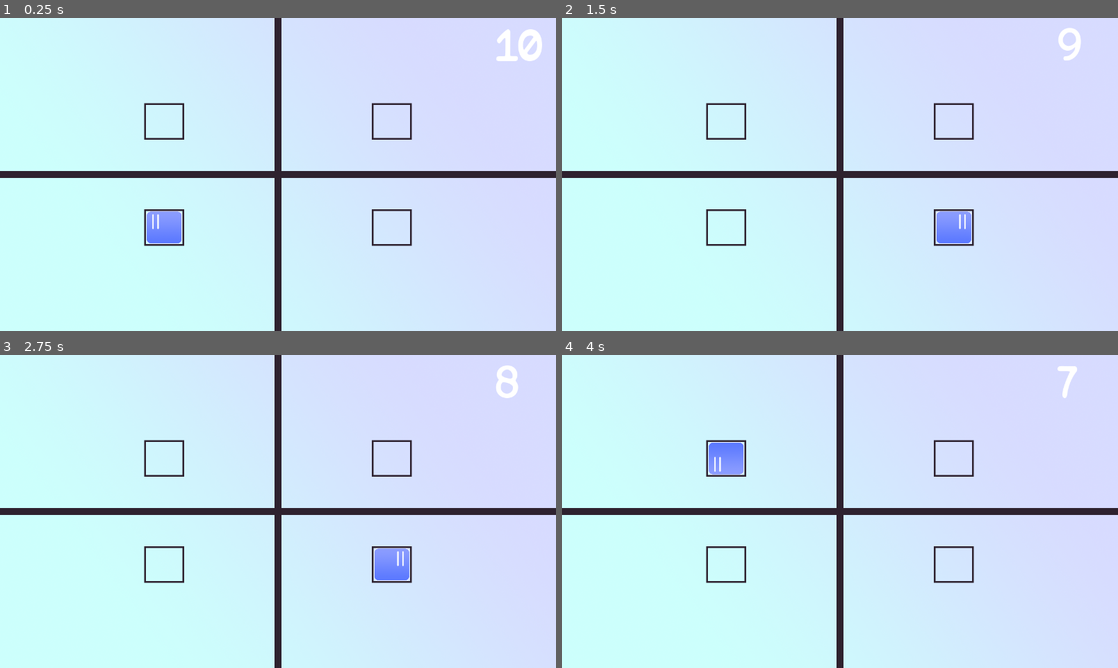
Above: before the commit, frames 1-4 (two rows, left to right).
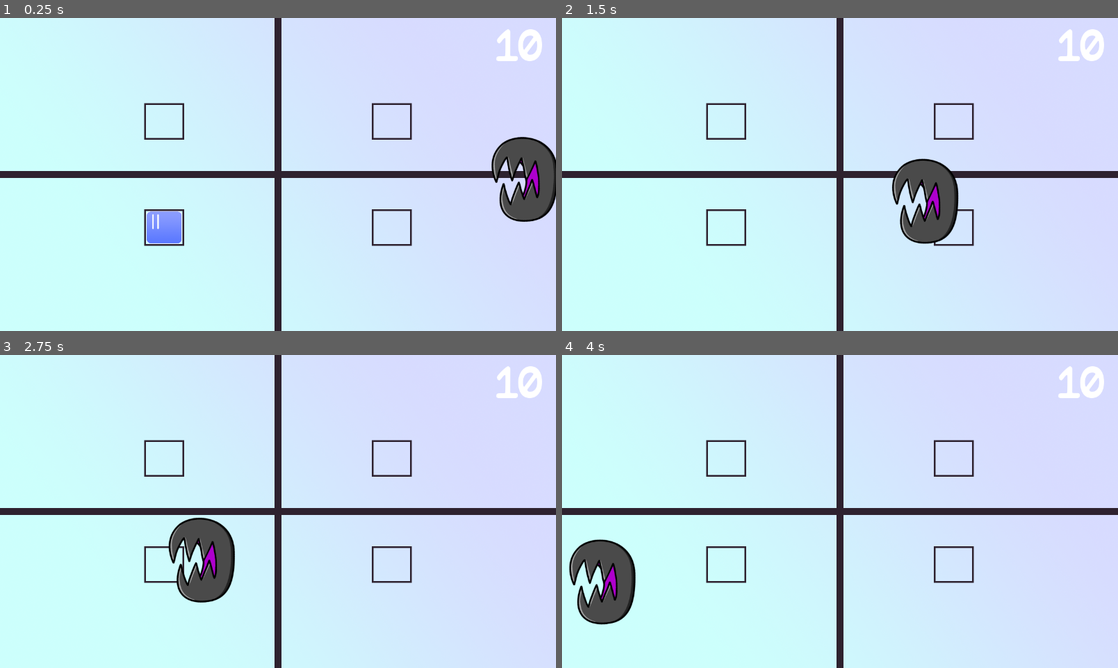
Above: after the commit, the same moments.

Repository: alexander-jenkins/2d-mania
Game: Godot game, scene res://scenes/levels/reflection_level.tscn
The game is run twice, just before and just after one commit, with the same random seed, the same clock (stepped at 60 frames per second) and the same inputs. This scene is started directly instead of the project's main scene.
Inputs:
- Up to frame 1 (0.25 s): no input
- Up to frame 2 (1.5 s): hold Right (Move_right) 0.53-1.28 s; hold Down (Move_down) from 1.28 s (still down)
- Up to frame 3 (2.75 s): release Down (Move_down) at 2.03 s; hold Right (Move_right) from 2.03 s (still down)
- Up to frame 4 (4 s): release Right (Move_right) at 2.78 s; hold Up (Move_up) 2.78-3.53 s; hold Left (Move_left) from 3.53 s (still down)

The runs differ from the first frame. In frame 1, 2.3% of the frame differs, in the area x 88-100%, y 38-66%; in frame 2, 3.2%; in frame 3, 3.5%, in the area x 30-98%, y 3-80%; in frame 4, 3.4%.

Commit message:
Fix players/levels. Scripts were mismatched.

Diff:
--- a/scenes/levels/reflection_level.tscn
+++ b/scenes/levels/reflection_level.tscn
@@ -40,3 +40,28 @@
 
 [node name="bottom_left" type="Node2D" parent="game_origin"]
 position = Vector2(-262, 122)
+
+[node name="spawn_origin" type="Node2D" parent="."]
+
+[node name="top_right" type="Node2D" parent="spawn_origin"]
+position = Vector2(1280, 2.08165e-12)
+
+[node name="right" type="Node2D" parent="spawn_origin"]
+position = Vector2(1280, 360)
+
+[node name="bottom_right" type="Node2D" parent="spawn_origin"]
+position = Vector2(1280, 720)
+
+[node name="down" type="Node2D" parent="spawn_origin"]
+position = Vector2(640, 720)
+
+[node name="bottom_left" type="Node2D" parent="spawn_origin"]
+position = Vector2(2.08165e-12, 720)
+
+[node name="left" type="Node2D" parent="spawn_origin"]
+position = Vector2(0, 360)
+
+[node name="top_left" type="Node2D" parent="spawn_origin"]
+
+[node name="up" type="Node2D" parent="spawn_origin"]
+position = Vector2(640, 2.08165e-12)
--- a/scenes/objects/players/Rectangle.tscn
+++ b/scenes/objects/players/Rectangle.tscn
@@ -1,13 +1,13 @@
 [gd_scene load_steps=4 format=3 uid="uid://dd3jvhx2fakx1"]
 
-[ext_resource type="Script" path="res://scripts/player/Polygon.gd" id="1_tj6ku"]
+[ext_resource type="Script" path="res://scripts/player/rectangle.gd" id="1_jvl1o"]
 [ext_resource type="Texture2D" uid="uid://ds2wyiowj5nis" path="res://assets/images/player/reflectionLevelCharacter.png" id="2_52ier"]
 
 [sub_resource type="RectangleShape2D" id="RectangleShape2D_6um4y"]
 size = Vector2(250, 253)
 
 [node name="Rectangle" type="Area2D"]
-script = ExtResource("1_tj6ku")
+script = ExtResource("1_jvl1o")
 
 [node name="Sprite2D" type="Sprite2D" parent="."]
 texture = ExtResource("2_52ier")
--- a/scripts/player/Polygon.gd
+++ b/scripts/player/Polygon.gd
@@ -1,42 +1,16 @@
 extends Player
 
-var points = [Vector2(378, 482), Vector2(378, 238), Vector2(902, 238), Vector2(902, 482)]
+@export var speed = 10
+var velocity = Vector2.ZERO
+@onready var view = get_viewport()
+
 
 func _ready():
 	pass
 
 func _physics_process(_delta):
-	if global_position == points[0]: # Player is at bottom left
-		if Input.is_action_pressed("Move_right"):
-			global_position = points[3] # move to bottom right
-			scale.x = -scale.x
-		if Input.is_action_pressed("Move_up"):
-			global_position = points[1] # move to top left
-			scale.y = -scale.y
-		pass
-	if global_position == points[1]: # Player is at top left
-		if Input.is_action_pressed("Move_down"):
-			global_position = points[0] # move to bottom left
-			scale.y = -scale.y
-		if Input.is_action_pressed("Move_right"):
-			global_position = points[2] # move to top right
-			scale.x = -scale.x
-		pass
-	if global_position == points[2]: # Player is at top right
-		if Input.is_action_pressed("Move_down"):
-			global_position = points[3] # move to bottom right
-			scale.y = -scale.y
-		if Input.is_action_pressed("Move_left"):
-			global_position = points[1] # move to top left
-			scale.x = -scale.x
-		pass
-	if global_position == points[3]: # Player is at bottom right
-		if Input.is_action_pressed("Move_left"):
-			global_position = points[0] # move to bottom left
-			scale.x = -scale.x
-		if Input.is_action_pressed("Move_up"):
-			global_position = points[2] # move to top right
-			scale.y = -scale.y
-		pass
-
-	pass
+	var direction = Input.get_vector("Move_left", "Move_right", "Move_up", "Move_down")
+	velocity = direction * speed
+	position.x = clamp(position.x, 0, view.size.x)
+	position.y = clamp(position.y, 0, view.size.y)
+	translate(velocity)
--- /dev/null
+++ b/scripts/player/rectangle.gd
@@ -0,0 +1,42 @@
+extends Player
+
+var points = [Vector2(378, 482), Vector2(378, 238), Vector2(902, 238), Vector2(902, 482)]
+
+func _ready():
+	pass
+
+func _physics_process(_delta):
+	if global_position == points[0]: # Player is at bottom left
+		if Input.is_action_pressed("Move_right"):
+			global_position = points[3] # move to bottom right
+			scale.x = -scale.x
+		if Input.is_action_pressed("Move_up"):
+			global_position = points[1] # move to top left
+			scale.y = -scale.y
+		pass
+	if global_position == points[1]: # Player is at top left
+		if Input.is_action_pressed("Move_down"):
+			global_position = points[0] # move to bottom left
+			scale.y = -scale.y
+		if Input.is_action_pressed("Move_right"):
+			global_position = points[2] # move to top right
+			scale.x = -scale.x
+		pass
+	if global_position == points[2]: # Player is at top right
+		if Input.is_action_pressed("Move_down"):
+			global_position = points[3] # move to bottom right
+			scale.y = -scale.y
+		if Input.is_action_pressed("Move_left"):
+			global_position = points[1] # move to top left
+			scale.x = -scale.x
+		pass
+	if global_position == points[3]: # Player is at bottom right
+		if Input.is_action_pressed("Move_left"):
+			global_position = points[0] # move to bottom left
+			scale.x = -scale.x
+		if Input.is_action_pressed("Move_up"):
+			global_position = points[2] # move to top right
+			scale.y = -scale.y
+		pass
+
+	pass
--- a/scripts/ui/reflection_level.gd
+++ b/scripts/ui/reflection_level.gd
@@ -6,6 +6,17 @@
 @onready var clock = $Control/Label
 @onready var alive = true
 @onready var total_time = 10
+@onready var spawns = [
+		$spawn_origin/up,
+		$spawn_origin/down,
+		$spawn_origin/left,
+		$spawn_origin/right,
+		$spawn_origin/top_left,
+		$spawn_origin/top_right,
+		$spawn_origin/bottom_left,
+		$spawn_origin/bottom_right
+	]
+@onready var enemy := preload("res://scenes/objects/enemies/Small.tscn")
 
 func _ready():
 	clock.text = str(total_time)
@@ -25,8 +36,21 @@
 		total_time -= 1
 		timer.start(1)
 		if total_time % 3 == 0:
-			#spawnNextEnemy()
+			spawnNextEnemy()
 			pass
 	elif total_time == 0:
 		print("You win!")
 	pass
+
+func spawnNextEnemy():
+	spawns.shuffle()
+	var point = spawns.pop_front()
+	print("Spawning at ", point)
+	var next := enemy.instantiate()
+	next.global_position = point.global_position
+	var playerLoc = $Rectangle.global_position
+	next.look_at(playerLoc)
+	var dir = point.global_position.direction_to(Vector2(playerLoc))
+	next.direction = dir
+	scene.add_sibling(next)
+	pass
--- a/scripts/ui/translate_level.gd
+++ b/scripts/ui/translate_level.gd
@@ -43,7 +43,6 @@
 func spawnNextEnemy():
 	spawns.shuffle()
 	var point = spawns.pop_front()
-	print("Spawning at ", point)
 	var next := enemy.instantiate()
 	next.global_position = point.global_position
 	var playerLoc = $Polygon.global_position
